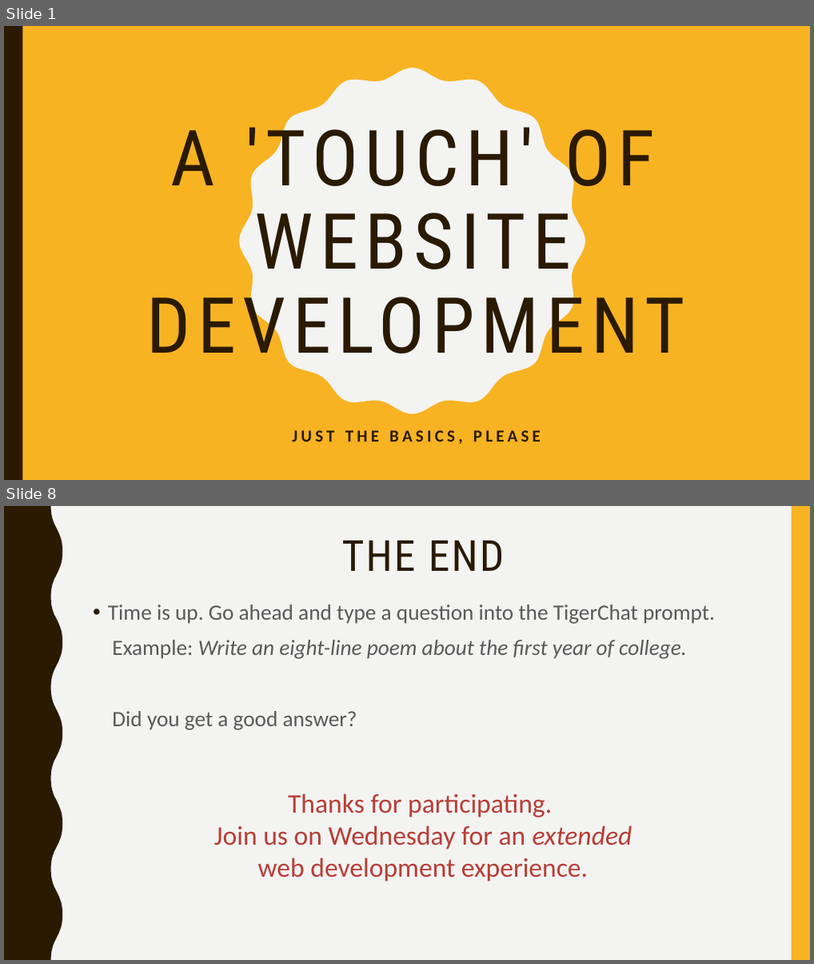
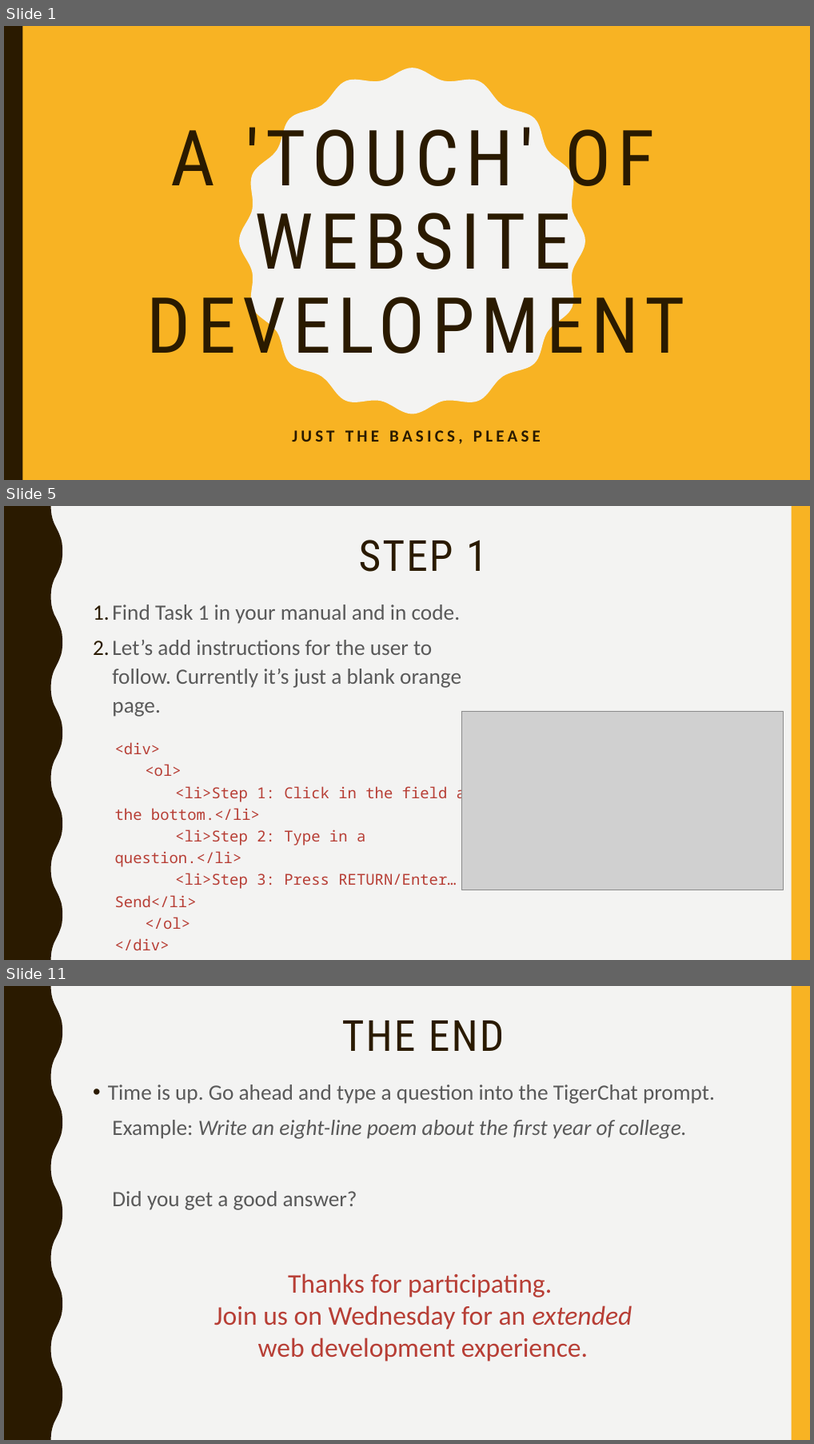
Before and after one commit to MAD-NTID/SVP-LLM-Web2, a slide deck: SVP-mobiweb-web-guide-Monday.pptx. Shown one above the other, each under a label of ours: slides 1 and 8 before the commit, slides 1, 5 and 11 after it; the slides between them are not shown. The pictures are 814x964 and 814x1444 pixels, drawn with LibreOffice and Linux fonts; fonts in the diff are those of the drawing; grey boxes stand for pictures. Boxes give left, top, right and bottom in pixels: in the first picture for what was removed or moved away, otherwise in the second. Text is boxed around its words. In the diff, an @@ line names an element or a change of style, - is before the commit and + after.

```diff
--- a/SVP-mobiweb-web-guide-Monday.pptx
+++ b/SVP-mobiweb-web-guide-Monday.pptx
@@ slide 5 added at <box>4,506,810,960</box>, background #F3F3F2; not listed: 2 template elements that a slide beside it also shows @@
@@ title added at <box>359,540,487,572</box>, 51 pt, text #2A1A00 @@
+STEP 1
@@ text added at <box>112,604,462,716</box>, 26 pt, text #595959 @@
+1. Find Task 1 in your manual and in code.
+2. Let’s add instructions for the user to follow. Currently it’s just a blank orange page.
@@ picture added at <box>462,711,784,890</box> @@
@@ text added at <box>115,742,475,950</box>, 18 pt, text #B73E35 @@
+<div>
+<ol>
+<li>Step 1: Click in the field at the bottom.</li>
+<li>Step 2: Type in a question.</li>
+<li>Step 3: Press RETURN/Enter…Send</li>
+</ol>
+</div>
@@ what was slide 8 is now slide 11 @@
```
Also in this commit, not shown: 6 slides changed, 2 other slides added.
